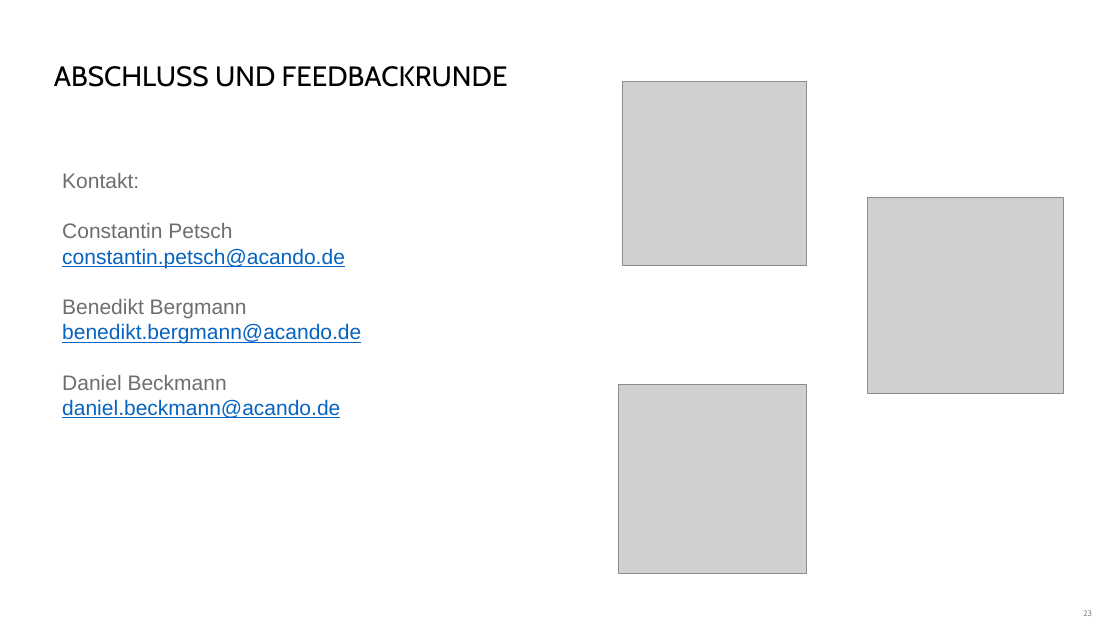
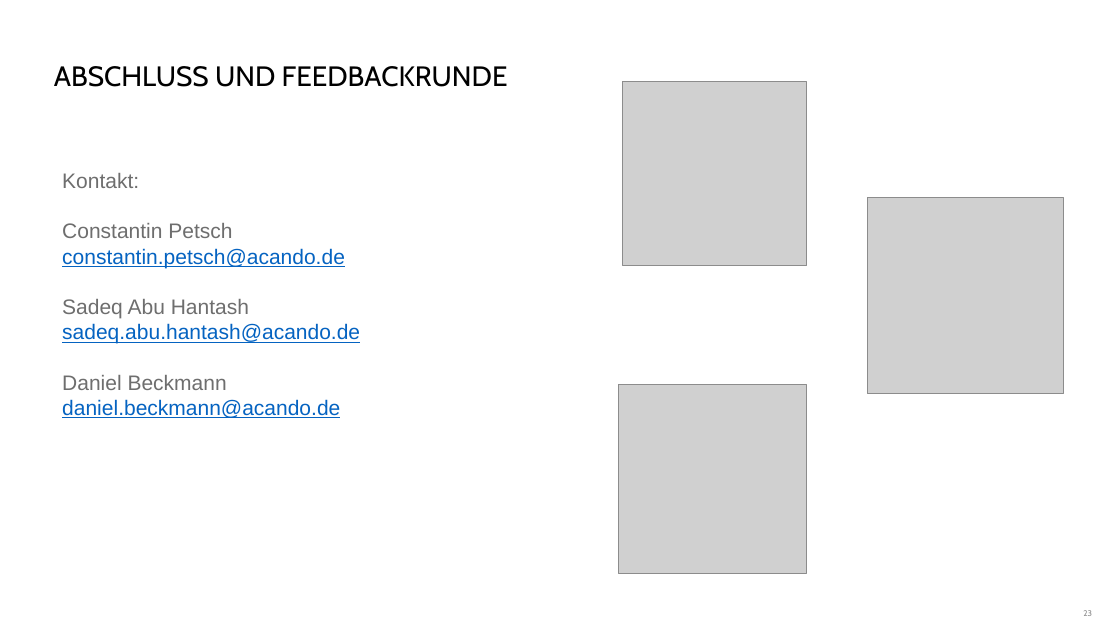
Before and after one commit to danielbeckmann/DotNETJumpStart, a slide deck: slide 23 of 06. Universal Windows Platform/Entwicklung einer App für die universelle Windows Plattform.pptx. Drawn at 1120x630 pixels with LibreOffice and Linux fonts; fonts in the diff are those of the drawing; grey boxes stand for pictures; background and template pictures are left out. Boxes give left, top, right and bottom in pixels: in the first picture for what was removed or moved away, otherwise in the second. Text is boxed around its words. In the diff, an @@ line names an element or a change of style, - is before the commit and + after.

Commit message:
Modified Presentations and md

```diff
--- a/06. Universal Windows Platform/Entwicklung einer App für die universelle Windows Plattform.pptx
+++ b/06. Universal Windows Platform/Entwicklung einer App für die universelle Windows Plattform.pptx
@@ text at (62,299,360,344): text changed @@
-Benedikt Bergmann
-benedikt.bergmann@acando.de
+Sadeq Abu Hantash
+sadeq.abu.hantash@acando.de
```
Also in this commit, not shown: 6 other files.
